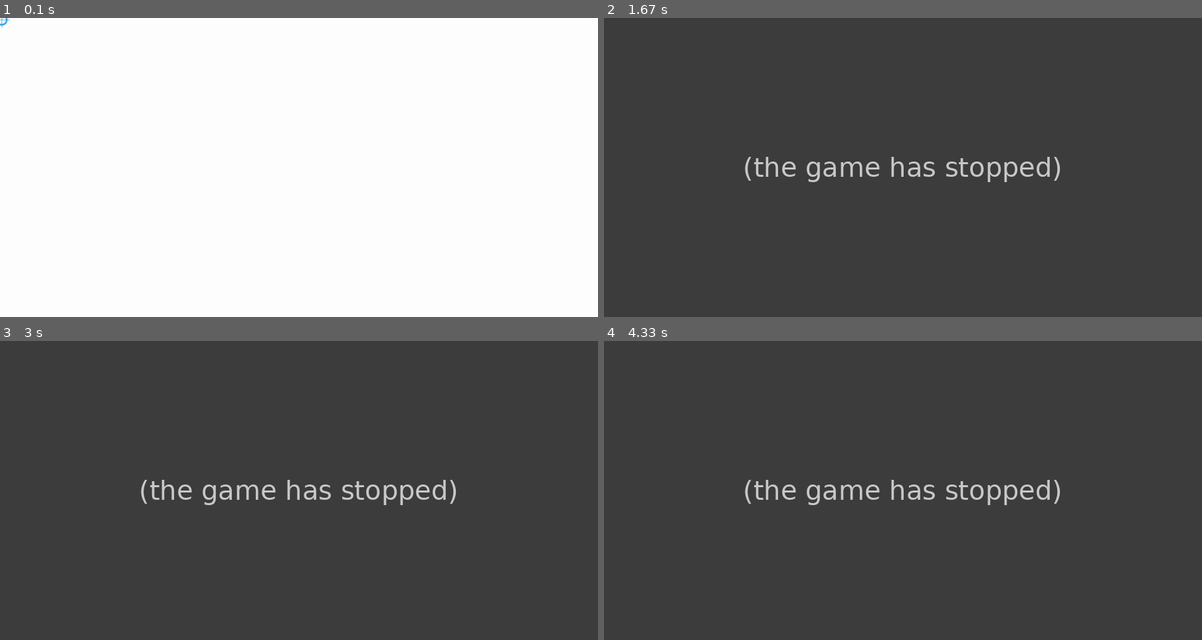
Above: before the commit, frames 1-4 (two rows, left to right).
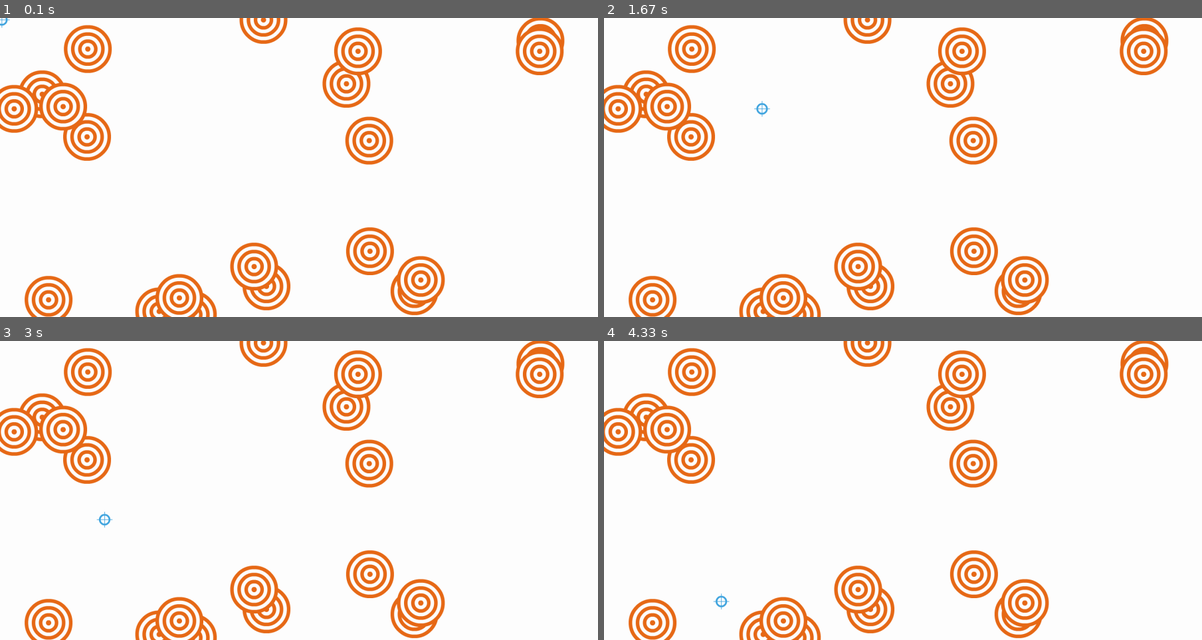
Above: after the commit, the same moments.

Repository: mcastre1/pygame
Game: pygame game, started from sprites/sprites.py
The game is run twice, just before and just after one commit, with the same random seed, the same clock (stepped at 60 frames per second) and the same inputs.
Inputs (mouse positions are in pixels of both pictures, inside the frame that each line leads up to):
- Up to frame 1 (0.1 s): no input
- Up to frame 2 (1.67 s): click (903, 167) at 0.38 s; click (962, 233) at 0.72 s; click (1124, 272) at 1.05 s; click (759, 107) at 1.38 s
- Up to frame 3 (3 s): click (299, 526) at 1.72 s; click (215, 427) at 2.05 s; click (508, 568) at 2.38 s; click (101, 520) at 2.72 s
- Up to frame 4 (4.33 s): click (729, 430) at 3.05 s; click (759, 541) at 3.38 s; click (1118, 559) at 3.72 s; click (723, 601) at 4.05 s

The runs differ from the first frame. In frame 1, 10% of the frame differs, in the area x 0-95%, y 0-100%; in frame 2, 100%, in the area x 0-100%, y 0-100%; in frame 3, 100%; in frame 4, 100%.
Error before the commit: AttributeError: 'NoneType' object has no attribute 'play' (crosshair.py line 11); the game stopped at 0.38 s (later frames are placeholders)

Commit message:
spawning targets from target group

Diff:
--- a/sprites/crosshair.py
+++ b/sprites/crosshair.py
@@ -5,10 +5,11 @@
         super().__init__()
         self.image = pygame.image.load(picture_path)
         self.rect = self.image.get_rect()
-        self.gunshot = pygame.mixer.Sount('gunshot.wav')
+        #self.gunshot = pygame.mixer.Sound('gunshot.wav')
 
     def shoot(self):
-        self.gunshot.play()
+        print("shoot")
+        #self.gunshot.play()
 
     def update(self):
         self.rect.center = pygame.mouse.get_pos()
--- a/sprites/sprites.py
+++ b/sprites/sprites.py
@@ -1,6 +1,8 @@
 import pygame
 import sys
 from crosshair import Crosshair
+from target import Target
+import random
 
 pygame.init()
 
@@ -19,6 +21,11 @@
 
 pygame.mouse.set_visible(False)
 
+# Targets
+target_group = pygame.sprite.Group()
+for target in range(20):
+    new_target = Target('./sprites/graphics/target.png', random.randrange(0,screen_width), random.randrange(0, screen_height))
+    target_group.add(new_target)
 
 while True:
     for event in pygame.event.get():
@@ -32,6 +39,8 @@
     pygame.display.flip()
     #screen.blit(background,(0,0))
     screen.fill((255,255,255))
+    target_group.draw(screen)
+
     crosshair_group.draw(screen)
     crosshair_group.update()
     clock.tick(60)
--- /dev/null
+++ b/sprites/target.py
@@ -0,0 +1,8 @@
+import pygame
+
+class Target(pygame.sprite.Sprite):
+    def __init__(self, picture_path, pos_x, pos_y):
+        super().__init__()
+        self.image = pygame.image.load(picture_path)
+        self.rect = self.image.get_rect()
+        self.rect.center = [pos_x, pos_y]
